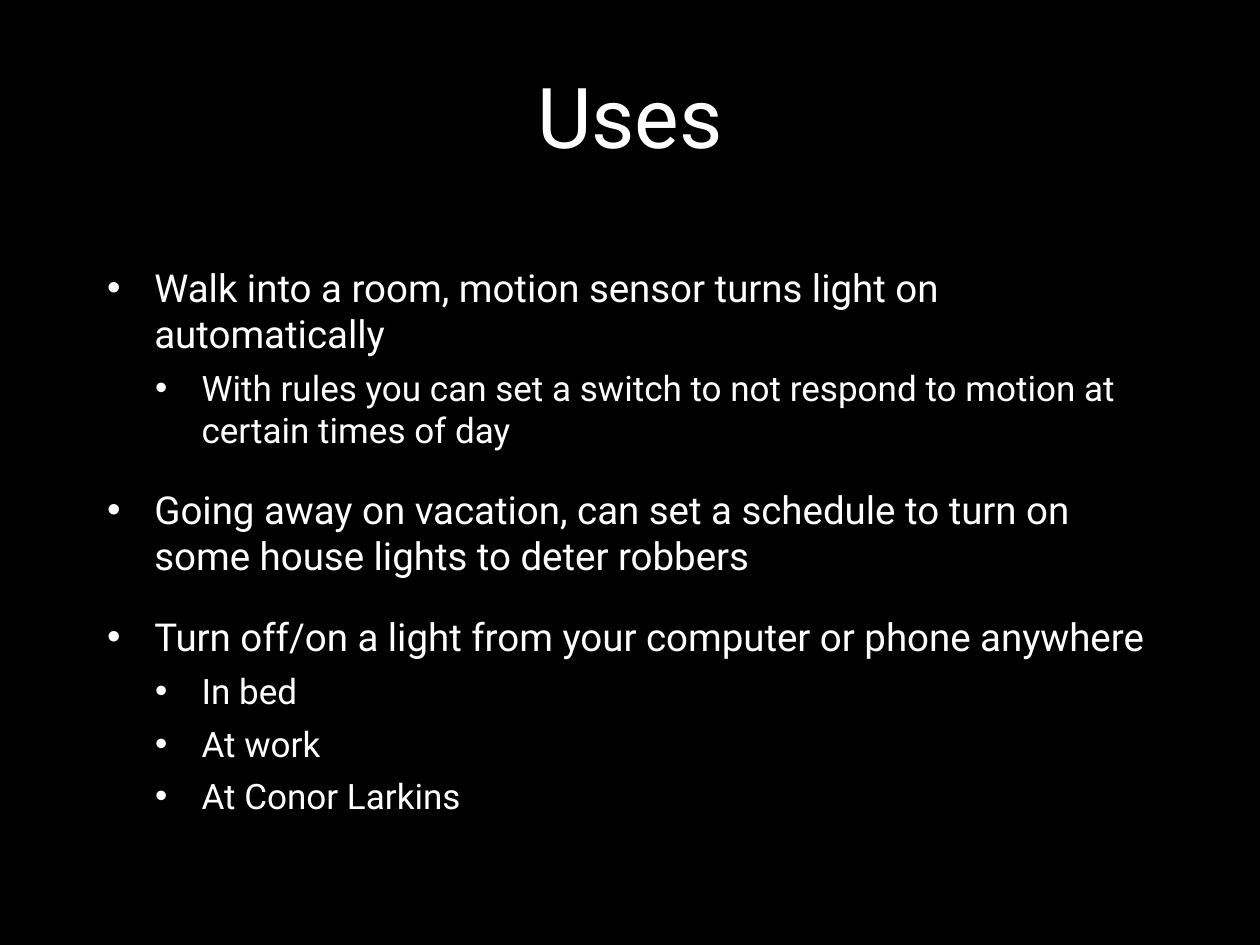
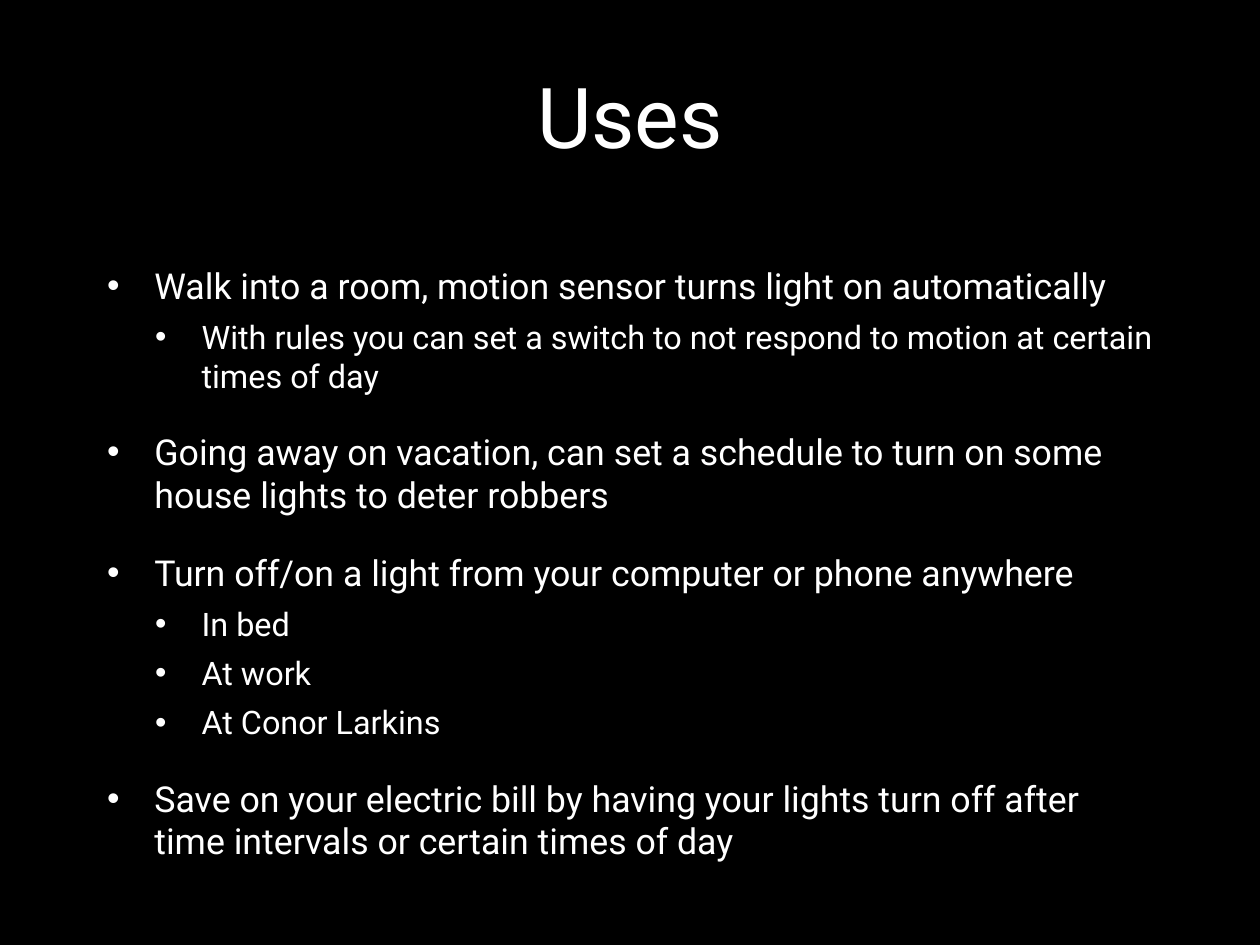
Before and after one commit to cojoigo/Capstone, a slide deck: slide 4 of Presentation.pptx. Drawn at 1260x945 pixels with LibreOffice and Linux fonts; fonts in the diff are those of the drawing; background and template pictures are left out. Boxes give left, top, right and bottom in pixels: in the first picture for what was removed or moved away, otherwise in the second. Text is boxed around its words. In the diff, an @@ line names an element or a change of style, - is before the commit and + after.

```diff
--- a/Presentation.pptx
+++ b/Presentation.pptx
@@ text at (154, 272, 1153, 735): size 22 to 20.4 pt in "Walk into a room, motion sensor turns ...", "Going away on vacation, can set a ...", "Turn off/on a light from your computer ..."; size 20 to 18.5 pt in "With rules you can set a switch ...", "In bed", "At work", "At Conor Larkins" @@
@@ text at (154, 785, 1078, 862): paragraph added @@
+• Save on your electric bill by having your lights turn off after time intervals or certain times of day
```
Also in this commit, not shown: 2 other slides changed, 1 slide added.
